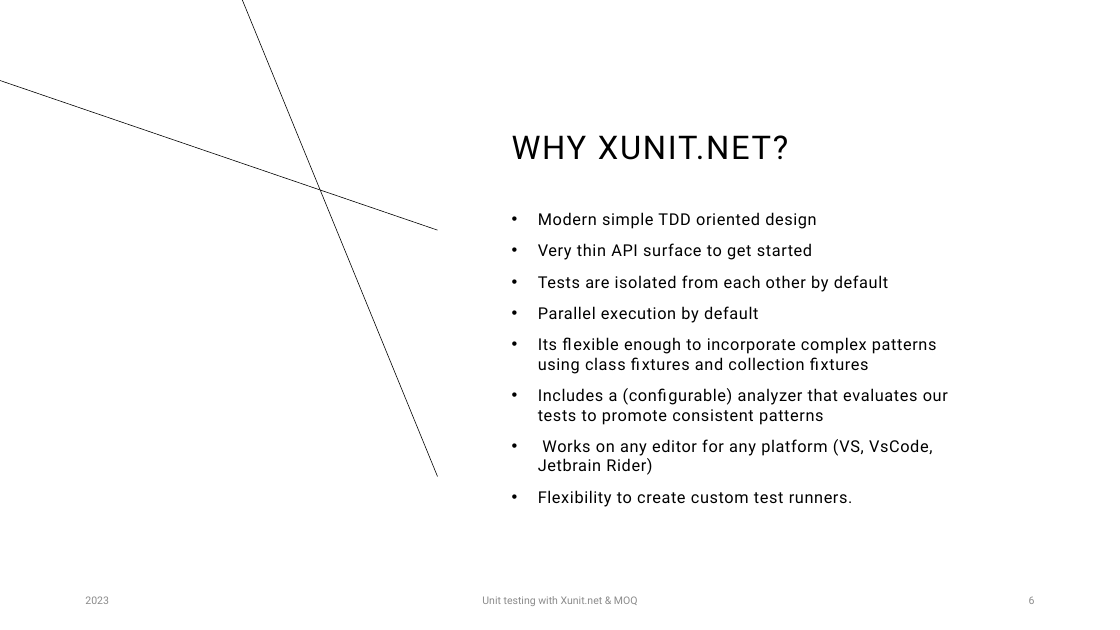
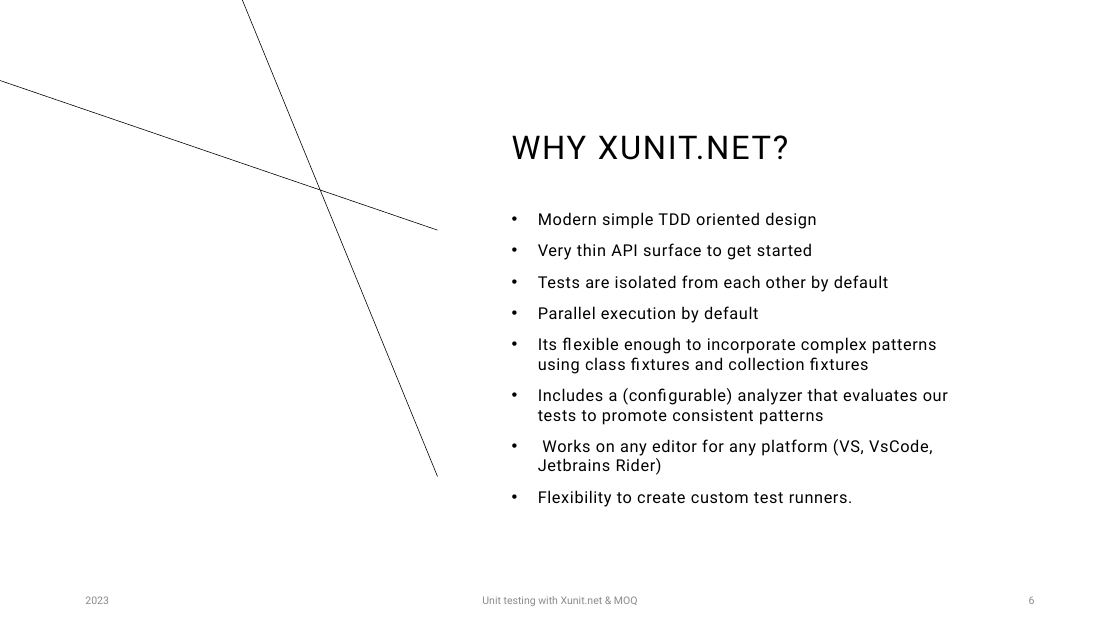
Before and after one commit to rysjones/XUnitPresentation, a slide deck: slide 6 of Presentation/Unit Testing with Xunit - Moq.pptx. Drawn at 1120x630 pixels with LibreOffice and Linux fonts; fonts in the diff are those of the drawing. Boxes give left, top, right and bottom in pixels: in the first picture for what was removed or moved away, otherwise in the second. Text is boxed around its words. In the diff, an @@ line names an element or a change of style, - is before the commit and + after.

```diff
--- a/Presentation/Unit Testing with Xunit - Moq.pptx
+++ b/Presentation/Unit Testing with Xunit - Moq.pptx
@@ text at [538, 439, 932, 475]: text changed @@
-• Works on any editor for any platform (VS, VsCode, Jetbrain Rider)
+• Works on any editor for any platform (VS, VsCode, Jetbrains Rider)
```
Also in this commit, not shown: 3 other slides changed.
